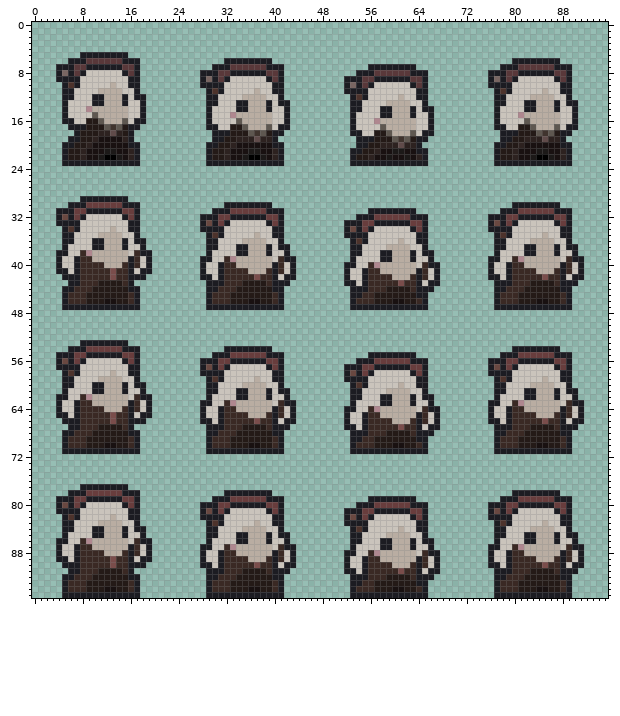
A sprite sheet gets an edit: Assets/Mythril2D/Demo/Sprites/ThirdParty/analogStudios_/Characters/SPS_TheDoll.png. Above: the version before the commit.
The file is 96x96 pixels. Colours within 5 levels of each other are drawn and written as one.
After the commit:
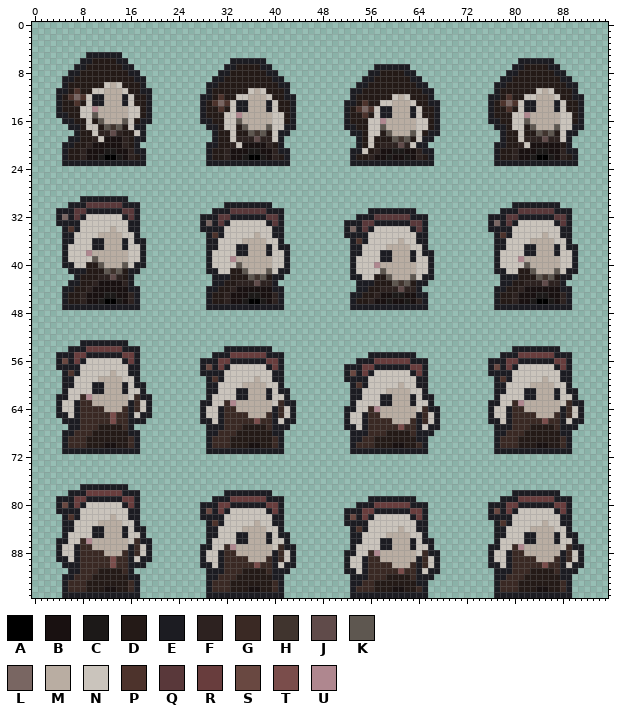
Palette (. is transparent): A #000000  B #191111  C #1c1918  D #241a17  E #1c1c22  F #2d2220  G #3a2924  H #40342e  J #604b4a  K #5e5750  L #796662  M #b9ada2  N #cac4bc  P #4d332c  Q #59383a  R #683d3d  S #694841  T #7a4d4b  U #af878f
From the commit log: 2024-12-13-23:20-Adjust NPC : The Sprite and Name of Doll
Changes in this commit:
@@ x 0..95 @@
  4 ................................................................................................
- 5 ........EEEEEEEE................................................................................
- 6 ......EEEQQQQQQEEE..............EEEEEEEE........................................EEEEEEEE........
- 7 ....EEEQQEEEEEEQQE............EEEQQQQQQEEE..............EEEEEEEE..............EEEQQQQQQEEE......
- 8 ....ELEQENNNNNNEQE..........EEEQQEEEEEEQQE............EEEQQQQQQEEE..........EEEQQEEEEEEQQE......
- 9 ....EEEENNNNNNNNEE..........ELEQENNNNNNEQE..........EEEQQEEEEEEQQE..........ELEQENNNNNNEQE......
-10 .....EPENNNNNMNNEE..........EEEENNNNNNNNEE..........ELEQENNNNNNEQE..........EEEENNNNNNNNEE......
-11 .....EENNNNMMMMNNE...........EPENNNNNMNNEE..........EEEENNNNNNNNEE...........EPENNNNNMNNEE......
-12 .....EENNNEEMMMENEE..........EENNNNMMMMNNE...........EPENNNNNMNNEE...........EENNNNMMMMNNE......
-13 .....ENNNNEEMMMENNE..........EENNNEEMMMENEE..........EENNNNMMMMNNE...........EENNNEEMMMENEE.....
-14 .....ENNNUMMMMMMNNE..........ENNNNEEMMMENNE..........EENNNEEMMMENEE..........ENNNNEEMMMENNE.....
-15 .....ENNNNKMMMMMNNE..........ENNNUMMMMMMNNE..........ENNNNEEMMMENNE..........ENNNUMMMMMMNNE.....
-16 .....EENNDDKMMMKNEE..........ENNNNKMMMMMNNE..........ENNNUMMMMMMNNE..........ENNNNKMMMMMNNE.....
-17 ......EEEDDDKHKDEE...........EENNDDKMMMKNEE..........ENNNNKMMMMMNNE..........EENNDDKMMMKNEE.....
-18 .......EDDDFFJFDE.............EEEDDDKHKDEE...........EENNDDKMMMKNEE...........EEEDDDKHKDEE......
-19 ......EEDDFBBBBFE.............EEDDFFFJFFE.............EEEDDDKHKDEE............EEDDFFFJFFE.......
-20 .....EEDDFBBBBBBEE...........EEDDFBBBBBBEE............EEDDFFFJFFE............EEDDFBBBBBBEE......
-21 .....EDDFBBBCCBBFE...........EDDFBBBCCBBFE...........EEDDFBBCCBBEE...........EDDFBBBCCBBFE......
-22 .....EDDFBBCAACBFE...........EDDFBBCAACBFE...........EDDFBBCBBCBFE...........EDDFBBCAACBFE......
-23 .....EEEEEEEEEEEEE...........EEEEEEEEEEEEE...........EEEEEEEEEEEEE...........EEEEEEEEEEEEE......
+ 5 .........EEEEEE.................................................................................
+ 6 ........EEDDDDEE.................EEEEEE..........................................EEEEEE.........
+ 7 .......EEDDDDDDEE...............EEDDDDEE.................EEEEEE.................EEDDDDEE........
+ 8 ......EEDDDDDDDDEE.............EEDDDDDDEE...............EEDDDDEE...............EEDDDDDDEE.......
+ 9 .....EEDDDDDDDDDDEE...........EEDDDDDDDDEE.............EEDDDDDDEE.............EEDDDDDDDDEE......
+10 .....EDDDDDDNMNDDDE..........EEDDDDDDDDDDEE...........EEDDDDDDDDEE...........EEDDDDDDDDDDEE.....
+11 ....EEDPDDNNMMMNDDEE.........EDDDDDDNMNDDDE..........EEDDDDDDDDDDEE..........EDDDDDDNMNDDDE.....
+12 ....EDPLPNEEMMMENDDE........EEDPDDNNMMMNDDEE.........EDDDDDDNMNDDDE.........EEDPDDNNMMMNDDEE....
+13 ....EDDPDNEEMMMENDDE........EDPLPNEEMMMENDDE........EEDPDDNNMMMNDDEE........EDPLPNEEMMMENDDE....
+14 ....EDDDNNUMMMMMNNDE........EDDPDNEEMMMENDDE........EDPLPNEEMMMENDDE........EDDPDNEEMMMENDDE....
+15 ....EEDDNNKMMMMMNNDE........EDDDNNUMMMMMNNDE........EDDPDNEEMMMENDDE........EDDDNNUMMMMMNNDE....
+16 .....EEDDNDKMMMKNDEE........EEDDNNKMMMMMNNDE........EDDDNNUMMMMMNNDE........EEDDNNKMMMMMNNDE....
+17 ......EEDNNDKHKDNEE..........EEDNNDKMMMKNNEE........EEDDNNKMMMMMNNDE.........EEDNNDKMMMKNNEE....
+18 .......EDDNFFJFDDNE...........EDDNDDKHKDNEE..........EEDNNDKMMMKNDEE..........EDDNDDKHKDNEE.....
+19 ......EEDDFNBBBFDEE...........EDDNFFFJFFNE............EDNDDDKHKDNEE...........EDDNFFFJFFNE......
+20 .....EEDDFBBBBBFDE...........EEDDFNBBBBFDE............EDNDFFFJFNEE...........EEDDFNBBBBBDE......
+21 .....EDDFBBBCCBBFEE..........EDDFBBBCCBBFEE..........EENDFBBCCBBFEE..........EDDFBBBCCBBFEE.....
+22 .....EDDFBBCAACBFDE..........EDDFBBCAACBFDE..........EDDFBBCBBCBFDE..........EDDFBBCAACBFDE.....
+23 .....EEEEEEEEEEEEEE..........EEEEEEEEEEEEEE..........EEEEEEEEEEEEEE..........EEEEEEEEEEEEEE.....
 24 ................................................................................................
@@ x 0..95 @@
 29 ........EEEEEEEE................................................................................
-30 ......EEERRRRRREEE..............EEEEEEEE........................................EEEEEEEE........
-31 ....EEERREEEEEERRE............EEERRRRRREEE..............EEEEEEEE..............EEERRRRRREEE......
-32 ....ESERENNNNNNERE..........EEERREEEEEERRE............EEERRRRRREEE..........EEERREEEEEERRE......
-33 ....EEEENNNNNNNNEE..........ESERENNNNNNERE..........EEERREEEEEERRE..........ESERENNNNNNERE......
-34 .....EPENNNNNMNNEE..........EEEENNNNNNNNEE..........ESERENNNNNNERE..........EEEENNNNNNNNEE......
+30 ......EEEQQQQQQEEE..............EEEEEEEE........................................EEEEEEEE........
+31 ....EEEQQEEEEEEQQE............EEEQQQQQQEEE..............EEEEEEEE..............EEEQQQQQQEEE......
+32 ....ELEQENNNNNNEQE..........EEEQQEEEEEEQQE............EEEQQQQQQEEE..........EEEQQEEEEEEQQE......
+33 ....EEEENNNNNNNNEE..........ELEQENNNNNNEQE..........EEEQQEEEEEEQQE..........ELEQENNNNNNEQE......
+34 .....EPENNNNNMNNEE..........EEEENNNNNNNNEE..........ELEQENNNNNNEQE..........EEEENNNNNNNNEE......
 35 .....EENNNNMMMMNNE...........EPENNNNNMNNEE..........EEEENNNNNNNNEE...........EPENNNNNMNNEE......
@@ x 0..95 @@
 37 .....ENNNNEEMMMENNE..........EENNNEEMMMENEE..........EENNNNMMMMNNE...........EENNNEEMMMENEE.....
-38 ....EENNGUMMMMMMNGEE.........ENNNNEEMMMENNE..........EENNNEEMMMENEE..........ENNNNEEMMMENNE.....
-39 ....ENNEGGMMMMMMEGNE........EENNGUMMMMMMNGEE.........ENNNNEEMMMENNE.........EENNGUMMMMMMNGEE....
-40 ....ENNEGGGGMMMGEGNE........ENNEGGMMMMMMEGNE........EENNGUMMMMMMNGEE........ENNEGGMMMMMMEGNE....
-41 ....EENEGGGGGTGGENEE........ENNEGGGGMMMGEGNE........ENNEGGMMMMMMEGNE........ENNEGGGGMMMGEGNE....
-42 .....EEEGGGGGTGGEEE.........EENEGGGGGTGGENEE........ENNEGGGGMMMGEGNE........EENEGGGGGTGGENEE....
-43 ......EEGGGDDDDGE............EEEGGGDDDDGEEE.........EENEGGGGGTGGENEE.........EEEGGGDDDDGEEE.....
-44 .....EEGGGDDDDDDEE...........EEGGGDDDDDDEE...........EEEGGGDDDDGEEE..........EEGGGDDDDDDEE......
-45 .....EGGGDDDDDDDGE...........EGGGDDDDDDDGE...........EEGGDDDDDDDEE...........EGGGDDDDDDDGE......
-46 .....EGGGDDDBBDDGE...........EGGGDDDBBDDGE...........EGGGDDDBBDDGE...........EGGGDDDBBDDGE......
+38 .....ENNNUMMMMMMNNE..........ENNNNEEMMMENNE..........EENNNEEMMMENEE..........ENNNNEEMMMENNE.....
+39 .....ENNNNKMMMMMNNE..........ENNNUMMMMMMNNE..........ENNNNEEMMMENNE..........ENNNUMMMMMMNNE.....
+40 .....EENNDDKMMMKNEE..........ENNNNKMMMMMNNE..........ENNNUMMMMMMNNE..........ENNNNKMMMMMNNE.....
+41 ......EEEDDDKHKDEE...........EENNDDKMMMKNEE..........ENNNNKMMMMMNNE..........EENNDDKMMMKNEE.....
+42 .......EDDDFFJFDE.............EEEDDDKHKDEE...........EENNDDKMMMKNEE...........EEEDDDKHKDEE......
+43 ......EEDDFBBBBFE.............EEDDFFFJFFE.............EEEDDDKHKDEE............EEDDFFFJFFE.......
+44 .....EEDDFBBBBBBEE...........EEDDFBBBBBBEE............EEDDFFFJFFE............EEDDFBBBBBBEE......
+45 .....EDDFBBBCCBBFE...........EDDFBBBCCBBFE...........EEDDFBBCCBBEE...........EDDFBBBCCBBFE......
+46 .....EDDFBBCAACBFE...........EDDFBBCAACBFE...........EDDFBBCBBCBFE...........EDDFBBCAACBFE......
 47 .....EEEEEEEEEEEEE...........EEEEEEEEEEEEE...........EEEEEEEEEEEEE...........EEEEEEEEEEEEE......
